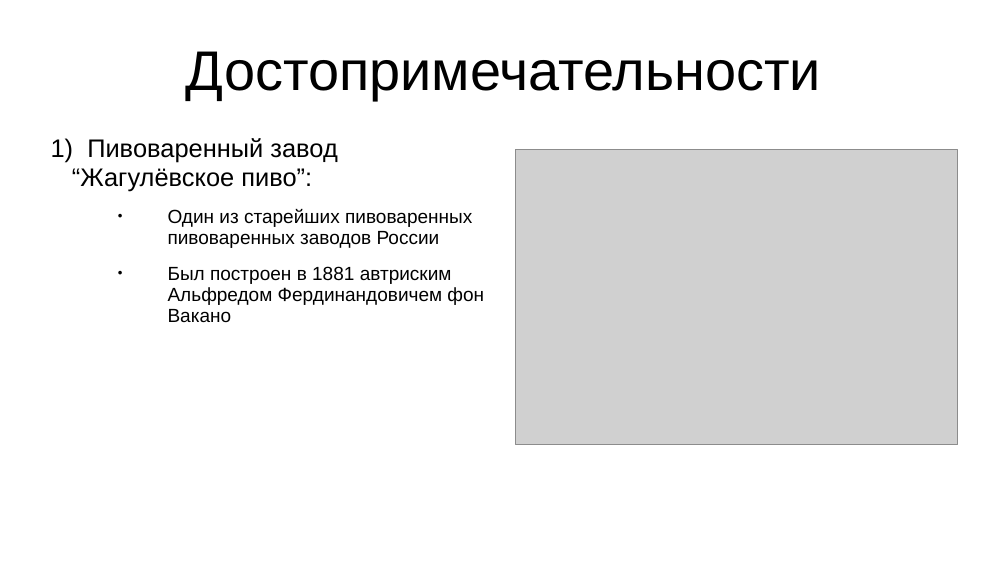
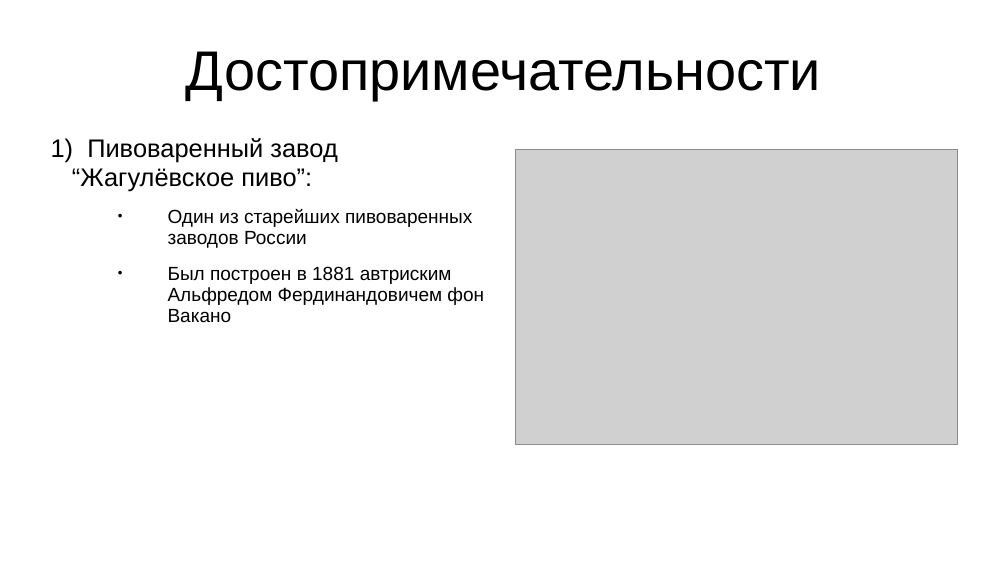
Before and after one commit to smooth7sphere/praesentation_samara, a slide deck: slide 7 of praesentation.odp (slide 6 before the commit). Drawn at 1008x567 pixels with LibreOffice and Linux fonts; fonts in the diff are those of the drawing; grey boxes stand for pictures; background and template pictures are left out. Boxes give left, top, right and bottom in pixels: in the first picture for what was removed or moved away, otherwise in the second. Text is boxed around its words. In the diff, an @@ line names an element or a change of style, - is before the commit and + after.

```diff
--- a/praesentation.odp
+++ b/praesentation.odp
@@ text at box(168, 209, 472, 248): text changed @@
-  ● Один из старейших пивоваренных пивоваренных заводов России
+  ● Один из старейших пивоваренных заводов России
```
Also in this commit, not shown: 7 other slides changed, 1 slide added, 1 other file.
